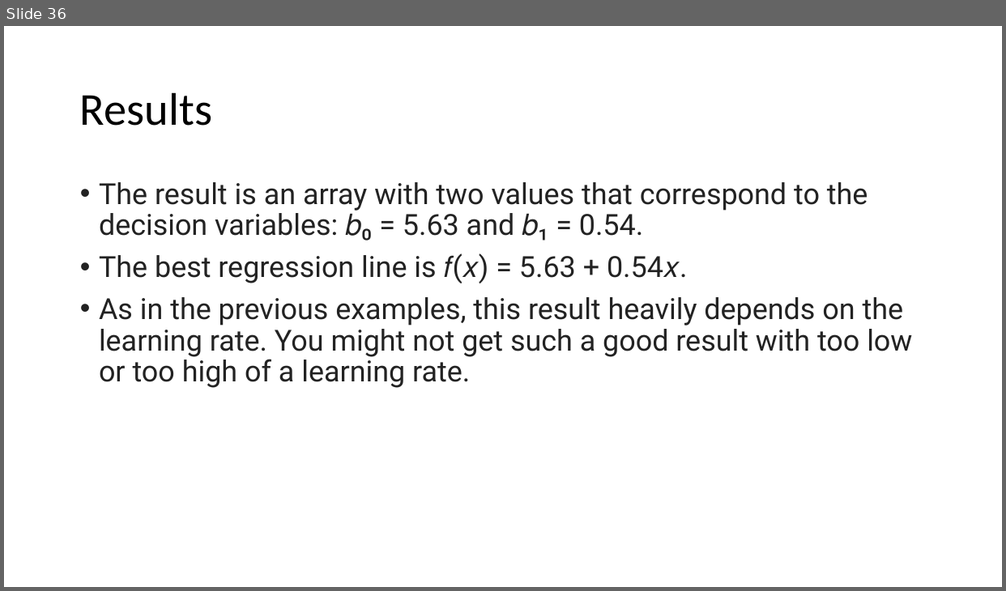
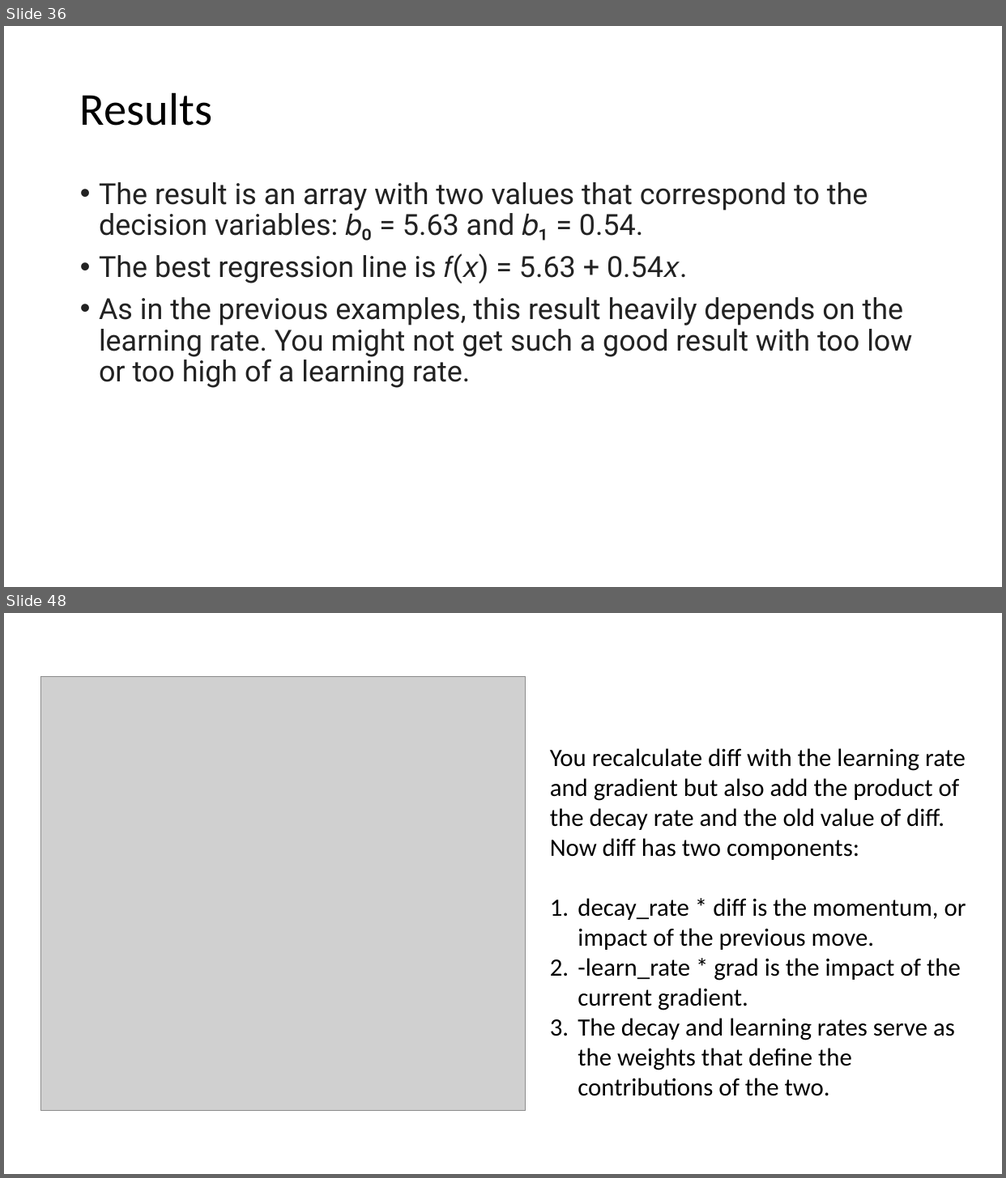
Before and after one commit to motazsaad/Math-Statistics-DataScience, a slide deck: slides/Stochastic Gradient Descent Algorithm.pptx. Shown one above the other, each under a label of ours: slide 36 before the commit, slides 36 and 48 after it; the slides between them are not shown. The pictures are 1006x591 and 1006x1178 pixels, drawn with LibreOffice and Linux fonts; fonts in the diff are those of the drawing; grey boxes stand for pictures. Boxes give left, top, right and bottom in pixels: in the first picture for what was removed or moved away, otherwise in the second. Text is boxed around its words. In the diff, an @@ line names an element or a change of style, - is before the commit and + after.

```diff
--- a/slides/Stochastic Gradient Descent Algorithm.pptx
+++ b/slides/Stochastic Gradient Descent Algorithm.pptx
@@ slide 48 added at (4, 613, 1002, 1174), background #FFFFFF @@
@@ picture added at (40, 677, 526, 1112) @@
@@ text added at (550, 748, 966, 1097), 24 pt, text #000000 @@
+You recalculate diff with the learning rate and gradient but also add the product of the decay rate and the old value of diff. Now diff has two components:
+1. decay_rate * diff is the momentum, or impact of the previous move.
+2. -learn_rate * grad is the impact of the current gradient.
+3. The decay and learning rates serve as the weights that define the contributions of the two.
```
Also in this commit, not shown: 15 other slides added, 2 slides removed.
